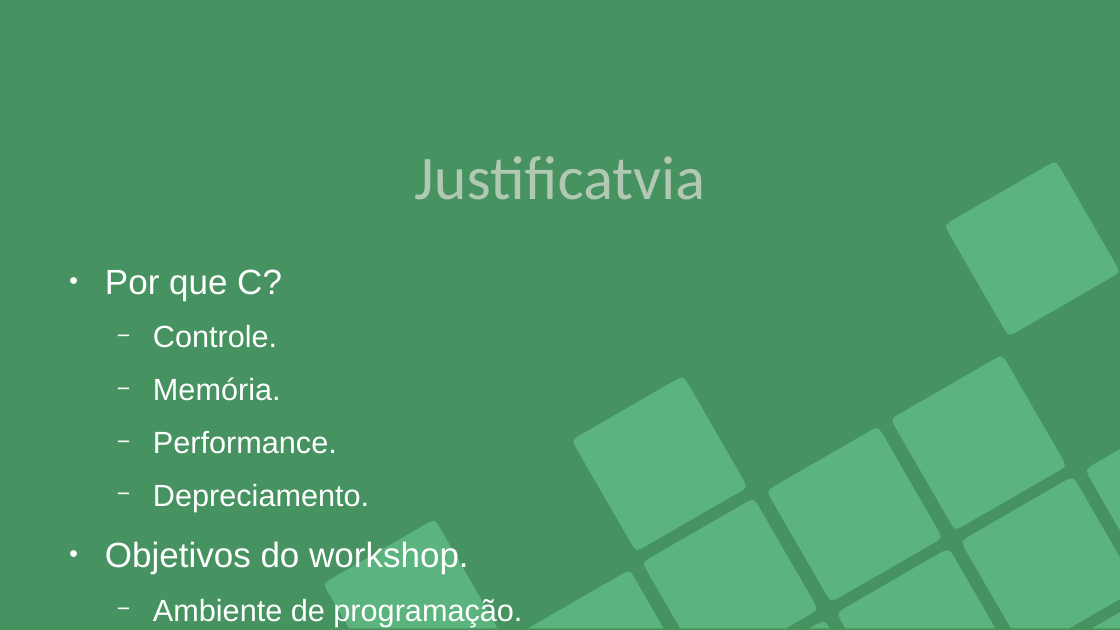
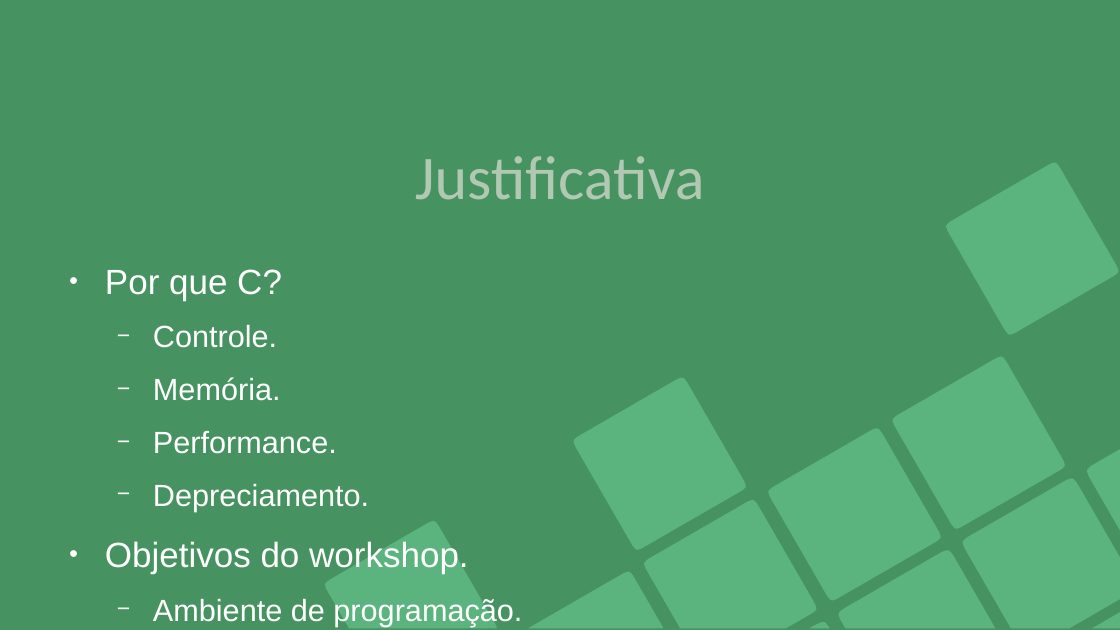
Before and after one commit to Joao-Peterson/Workshop_C, a slide deck: slide 4 of material_visual/Workshop_C_intermediario.odp. Drawn at 1120x630 pixels with LibreOffice and Linux fonts; fonts in the diff are those of the drawing. Boxes give left, top, right and bottom in pixels: in the first picture for what was removed or moved away, otherwise in the second. Text is boxed around its words. In the diff, an @@ line names an element or a change of style, - is before the commit and + after.

```diff
--- a/material_visual/Workshop_C_intermediario.odp
+++ b/material_visual/Workshop_C_intermediario.odp
@@ title at [415,156,705,200]: text changed @@
-Justificatvia
+Justificativa
```
Also in this commit, not shown: 1 other slide changed, 12 other files.
